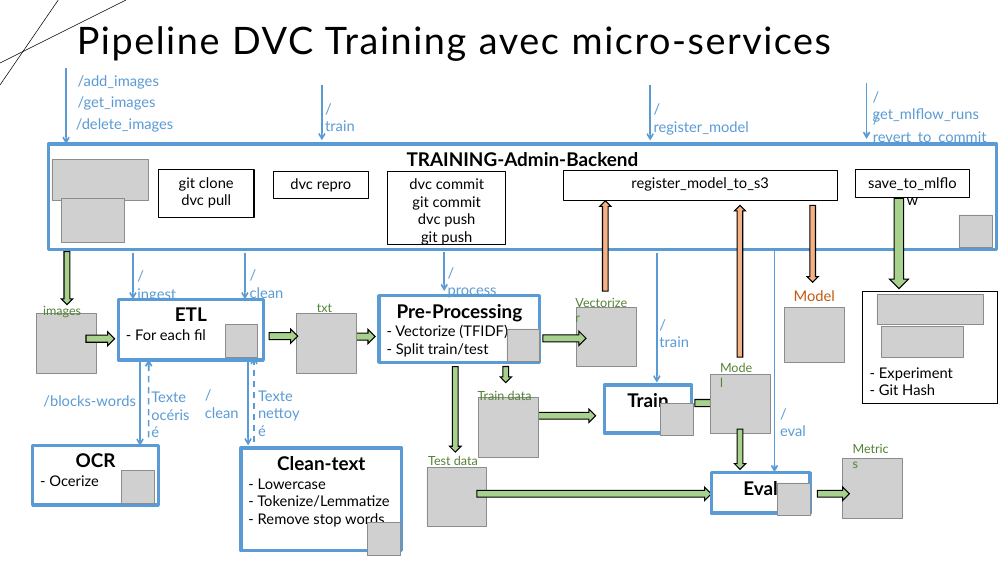
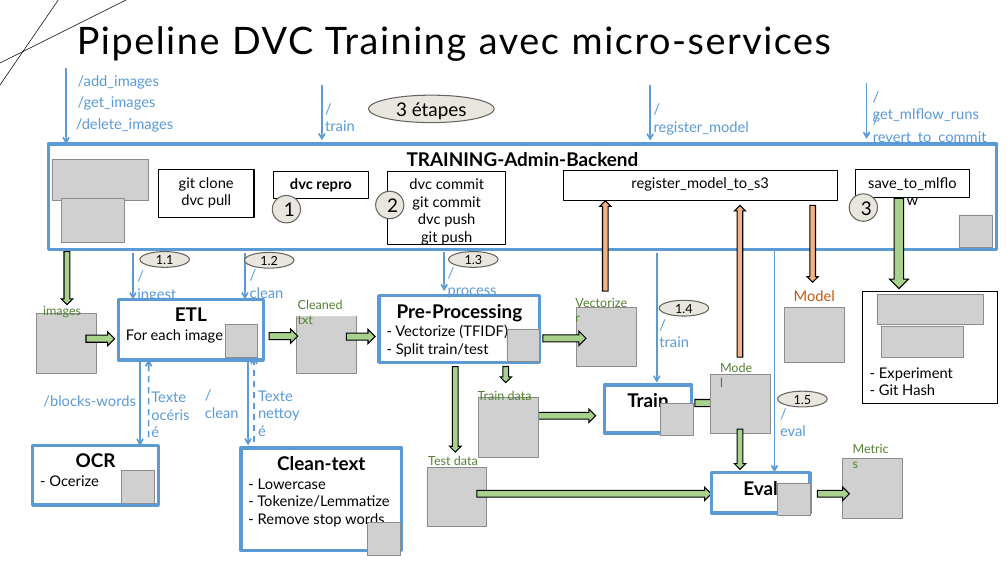
Before and after one commit to karned-formation/SEP24-MLOPS-SAKE, a slide deck: slide 2 of report/Projet_classification_MLOps_Partie2_Sarah.pptx. Drawn at 1008x567 pixels with LibreOffice and Linux fonts; fonts in the diff are those of the drawing; grey boxes stand for pictures. Boxes give left, top, right and bottom in pixels: in the first picture for what was removed or moved away, otherwise in the second. Text is boxed around its words. In the diff, an @@ line names an element or a change of style, - is before the commit and + after.

```diff
--- a/report/Projet_classification_MLOps_Partie2_Sarah.pptx
+++ b/report/Projet_classification_MLOps_Partie2_Sarah.pptx
@@ ellipse added at [369,95,495,123], fill #E9E6DF, outline #666562 1 pt, 18 pt, text #000000 @@
+3 étapes
@@ rectangle "dvc repro" at [273,172,368,199]: bold on @@
@@ ellipse added at [272,196,300,223], fill #E9E6DF, outline #666562 1 pt, 18 pt, text #000000 @@
+1
@@ ellipse added at [376,191,404,219], fill #E9E6DF, outline #666562 1 pt, 18 pt, text #000000 @@
+2
@@ ellipse added at [849,194,877,221], fill #E9E6DF, outline #666562 1 pt, 18 pt, text #000000 @@
+3
@@ ellipse added at [140,252,190,268], fill #E9E6DF, outline #666562 1 pt, 12 pt, text #000000 @@
+1.1
@@ ellipse added at [244,253,294,268], fill #E9E6DF, outline #666562 1 pt, 12 pt, text #000000 @@
+1.2
@@ ellipse added at [448,252,498,268], fill #E9E6DF, outline #666562 1 pt, 12 pt, text #000000 @@
+1.3
@@ text at [296,299,345,324]: text changed @@
-txt
+Ocerized txt
@@ text added at [296,299,343,327], 12 pt, text #548235 @@
+Cleaned txt
@@ text in rectangle at [126,329,223,343]: text changed @@
-- For each fil
+For each image
@@ ellipse added at [659,300,709,316], fill #E9E6DF, outline #666562 1 pt, 12 pt, text #000000 @@
+1.4
@@ ellipse added at [778,391,828,407], fill #E9E6DF, outline #666562 1 pt, 12 pt, text #000000 @@
+1.5
```
Also in this commit, not shown: 2 other slides changed, 1 slide added, 2 other files.
